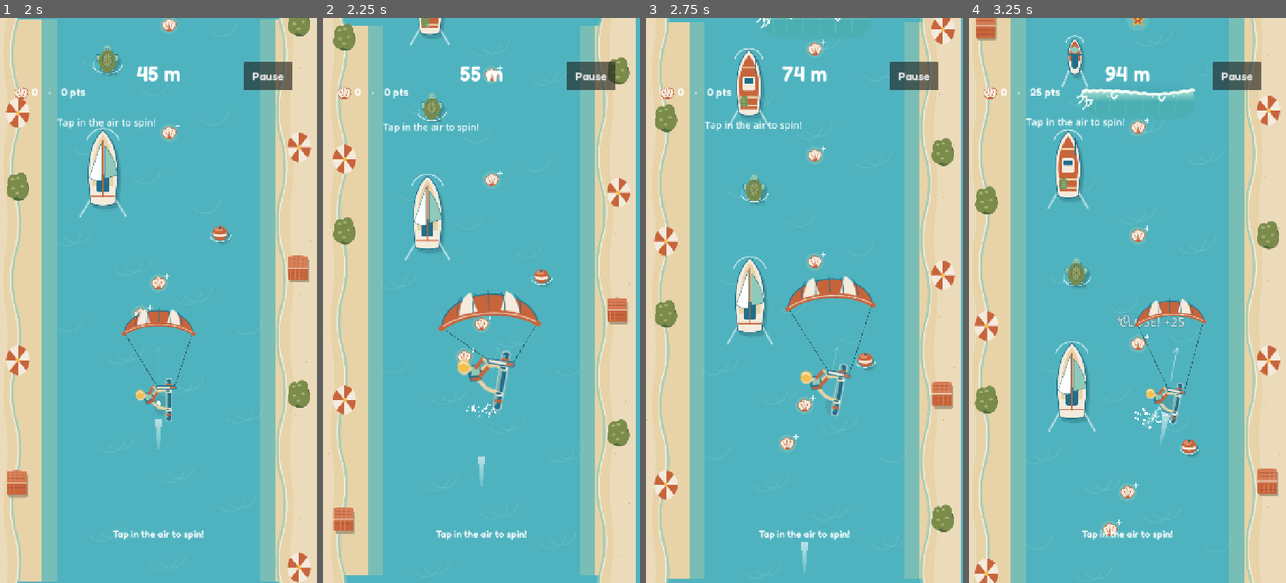
Above: before the commit, frames 1-4 (left to right).
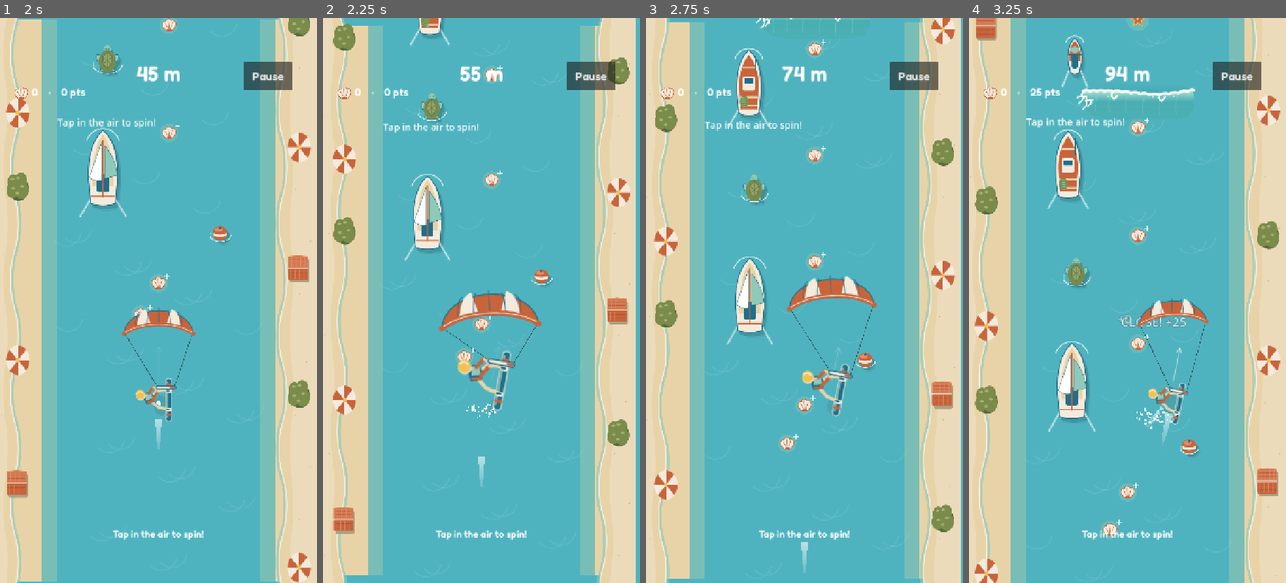
Above: after the commit, the same moments.

Repository: yeetozer/meltemi
Game: Godot game, scene res://scenes/main.tscn
Same seed, same stepped clock (60 frames per second), same inputs: the game is played once before the commit and once after it.
Inputs (mouse positions are in pixels of both pictures, inside the frame that each line leads up to):
- Up to frame 1 (2 s): tap Enter at 0.5 s; move the mouse to (228, 272) at 0.52 s; hold Right 0.53-1.25 s; click (228, 272) at 0.67 s; tap Space at 0.77 s; drag from (95, 328) to (142, 413) at 1.27 s
- Up to frame 2 (2.25 s): move the mouse to (513, 176) at 2.02 s; hold Right from 2.03 s (still down)
- Up to frame 3 (2.75 s): keep holding Right
- Up to frame 4 (3.25 s): release Right at 2.75 s; drag from (1111, 413) to (1032, 215) at 2.77 s

Frame 1 is identical in both runs. In frame 2, 0.4% of the frame differs, in the area x 36-70%, y 48-67%; in frame 3, 0.9%; in frame 4, 1.3%, in the area x 46-76%, y 49-76%.

Commit message:
fix: preserve full thumb swipe distance during steering pursuit

Diff:
--- a/game/scripts/run_model.gd
+++ b/game/scripts/run_model.gd
@@ -11,7 +11,7 @@
 # Position follow time constant, seconds.
 const FOLLOW_TAU: float = 0.035
 # Speed-independent lateral cap, logical px/s (test range 260-340).
-const LATERAL_MAX: float = 300.0
+const LATERAL_MAX: float = 318.0
 # Maximum lateral acceleration, logical px/s squared.
 const LATERAL_ACCEL: float = 2400.0
 # Released velocity fraction of the lateral cap.
@@ -30,8 +30,9 @@
 const HEADING_SMOOTH: float = 0.08
 # Accumulated touch slop; disabled after crossing it until the next touch.
 const DRAG_DEADZONE: float = 2.0
-# Seconds of maximum lateral travel allowed ahead of the rider.
-const TARGET_LEAD: float = 0.08
+# Safety only: normal swipes retain their full gain-scaled distance.
+const TARGET_LEAD_MAX_PX: float = 256.0
+var drag_direction: float = 0.0
 var slop_crossed: bool = false
 var last_finger: float = 0.0
 var saturated_direction: float = 0.0
@@ -90,7 +91,7 @@
  near_ids[id]=true; trick_points+=25; event("near"); return true
 func begin_steering(finger_x: float) -> void:
  steering=true; held=true; anchor_x=x; target_x=x; anchor_finger=finger_x
- slop_crossed=false; last_finger=finger_x; saturated_direction=0; command_age=1; command_velocity=0; command_pending=false
+ slop_crossed=false; last_finger=finger_x; saturated_direction=0; drag_direction=0; command_age=1; command_velocity=0; command_pending=false
 func drag_to(finger_x: float) -> void:
  if not steering: return
  var delta: float=finger_x-last_finger
@@ -99,12 +100,12 @@
   if absf(finger_x-anchor_finger)<=DRAG_DEADZONE: return
   slop_crossed=true
  if delta!=0: command_age=0; command_pending=true
- # Reversal after saturation discards any outstanding lead, not finger travel.
- if saturated_direction*delta<0:
+ # Rebase real backlog on reversal; settled +/-1.5px noise must not ratchet anchors.
+ if drag_direction*delta<0 and (saturated_direction!=0 or absf(target_x-x)>SETTLE_RADIUS+3.0*DRAG_GAIN):
   anchor_x=x; anchor_finger=finger_x-delta; saturated_direction=0
+ if delta!=0: drag_direction=signf(delta)
  var desired: float=anchor_x+(finger_x-anchor_finger)*DRAG_GAIN
- var lead: float=TARGET_LEAD*LATERAL_MAX
- target_x=clampf(clampf(desired,x-lead,x+lead),SHORE-TARGET_MARGIN,720-SHORE+TARGET_MARGIN)
+ target_x=clampf(clampf(desired,x-TARGET_LEAD_MAX_PX,x+TARGET_LEAD_MAX_PX),SHORE-TARGET_MARGIN,720-SHORE+TARGET_MARGIN)
  if target_x!=desired:
   saturated_direction=signf(desired-x)
   anchor_x=target_x; anchor_finger=finger_x
@@ -149,7 +150,7 @@
  var cap: float = minf(LATERAL_MAX,speed*tan(MAX_HEADING))
  var vx: float = clampf(lateral_velocity,-cap,cap)
  if steering:
-  target_x=clampf(target_x,x-LATERAL_MAX*TARGET_LEAD,x+LATERAL_MAX*TARGET_LEAD)
+  # drag_to applies the safety bound; never consume queued finger distance here.
   var error: float=target_x-x
   # Soft deadband removes stationary thumb noise; braking bound prevents overshoot.
   var travel: float=signf(error)*maxf(0,absf(error)-SETTLE_RADIUS)
--- a/game/tests/steer_consistency.gd
+++ b/game/tests/steer_consistency.gd
@@ -19,12 +19,12 @@
   for i in range(90):
    set_speed(r,value); r.tick(DT); curve.append(r.x)
    overshoot=overshoot or r.x>r.target_x+0.00001
-   if r.x>=360+0.9*24 and t90==99: t90=float(i+1)*DT
+   if r.x>=360+0.9*120 and t90==99: t90=float(i+1)*DT
   if baseline.is_empty(): baseline=curve
   var error: float=0
   for i in range(curve.size()): error=maxf(error,absf(curve[i]-baseline[i]))
-  check(error<=24*0.05,"step curve speed-independent "+str(value))
-  check(not overshoot and t90<=0.25,"step no overshoot and t90 <=250ms "+str(value))
+  check(error<=120*0.05,"step curve speed-independent "+str(value))
+  check(not overshoot and t90<=0.6,"step no overshoot and t90 <=600ms "+str(value))
   r=Model.new(); r.speed=value; r.begin_steering(0)
   var rng=RandomNumberGenerator.new(); rng.seed=9182
   var sum_sq: float=0
--- /dev/null
+++ b/game/tests/steer_fidelity.gd
@@ -0,0 +1,49 @@
+extends SceneTree
+const Model=preload("res://scripts/run_model.gd")
+const DT: float=1.0/120.0
+func _initialize() -> void:
+ var rows: Array=[]
+ var failed: int=0
+ var baseline: Dictionary={}
+ var verify: bool=not "--capture" in OS.get_cmdline_user_args()
+ for speed: float in [380.0,700.0,1050.0]:
+  for amount: float in [60.0,120.0]:
+   for duration: float in [0.08,0.15,0.25,0.4]:
+    var r=Model.new(); r.x=300; r.begin_steering(0)
+    var curve: Array=[]; var last_far: float=0; var overshoot: float=0
+    for i in range(360):
+     var t: float=(i+1)*DT
+     var u: float=minf(t/duration,1)
+     r.elapsed=90 if speed>=700 else 0; r.gust=10 if speed>700 else 0
+     r.drag_to(amount*(0.5-0.5*cos(PI*u))); r.tick(DT)
+     curve.append(r.x-300)
+     overshoot=maxf(overshoot,r.x-r.target_x)
+    var final: float=r.x-300
+    for i in range(curve.size()):
+     if absf(float(curve[i])-final)>3: last_far=(i+1)*DT
+    var error: float=100*absf(final-amount*2)/(amount*2)
+    var key: String=str(amount)+"/"+str(duration)
+    if speed==380: baseline[key]=curve
+    var deviation: float=0
+    for i in range(curve.size()): deviation=maxf(deviation,absf(float(curve[i])-float(baseline[key][i]))/(amount*2)*100)
+    var row={"speed":speed,"finger":amount,"duration":duration,"expected":amount*2,"actual":final,"error_pct":error,"coast_s":maxf(0,last_far+DT-duration),"overshoot":overshoot,"speed_curve_error_pct":deviation}
+    rows.append(row)
+    if verify and (error>(10 if duration<0.15 else 5) or overshoot>0.0001 or deviation>5): failed+=1
+ # Reversal must erase old-direction backlog even without hitting safety clamp.
+ var r=Model.new(); r.elapsed=90; r.begin_steering(0); r.drag_to(60); r.tick(DT)
+ r.drag_to(55); r.tick(DT)
+ if verify and r.lateral_velocity>=0: failed+=1
+ var reversals: int=0; var immediate: int=0; var previous_delta: float=0; var last: float=0
+ r=Model.new(); r.begin_steering(0)
+ for i in range(480):
+  var finger: float=30*sin(TAU*2*(i+1)*DT)
+  var delta: float=finger-last
+  r.drag_to(finger); r.tick(DT)
+  if delta*previous_delta<0:
+   reversals+=1
+   if r.lateral_velocity*delta>=0: immediate+=1
+  if delta!=0: previous_delta=delta
+  last=finger
+ if verify and immediate!=reversals: failed+=1
+ print("FIDELITY ",JSON.stringify({"swipes":rows,"wiggle_reversals":reversals,"immediate_reversals":immediate,"wiggle_final_x":r.x,"failed":failed}))
+ quit(1 if failed else 0)
--- a/game/tests/test_runner.gd
+++ b/game/tests/test_runner.gd
@@ -59,7 +59,7 @@
  check(r.target_x==360,"drag deadzone ignores jitter")
  r.drag_to(2000)
  r.drag_to(1990)
- check(absf(r.target_x-r.x)<=Model.TARGET_LEAD*Model.LATERAL_MAX,"target lead bounded to 80ms")
+ check(absf(r.target_x-r.x)<=Model.TARGET_LEAD_MAX_PX,"target lead bounded by safety limit")
  r=Model.new(); r.x=625; r.begin_steering(0); r.drag_to(1000)
  r.drag_to(998)
  var before_reverse: float=r.x
Not shown, added: game/tests/steer_fidelity.gd.uid
Not shown, changed: docs/GDD.md
Not shown, changed: docs/steering-consistency.md
Not shown, changed: tools/run_smoke.sh
